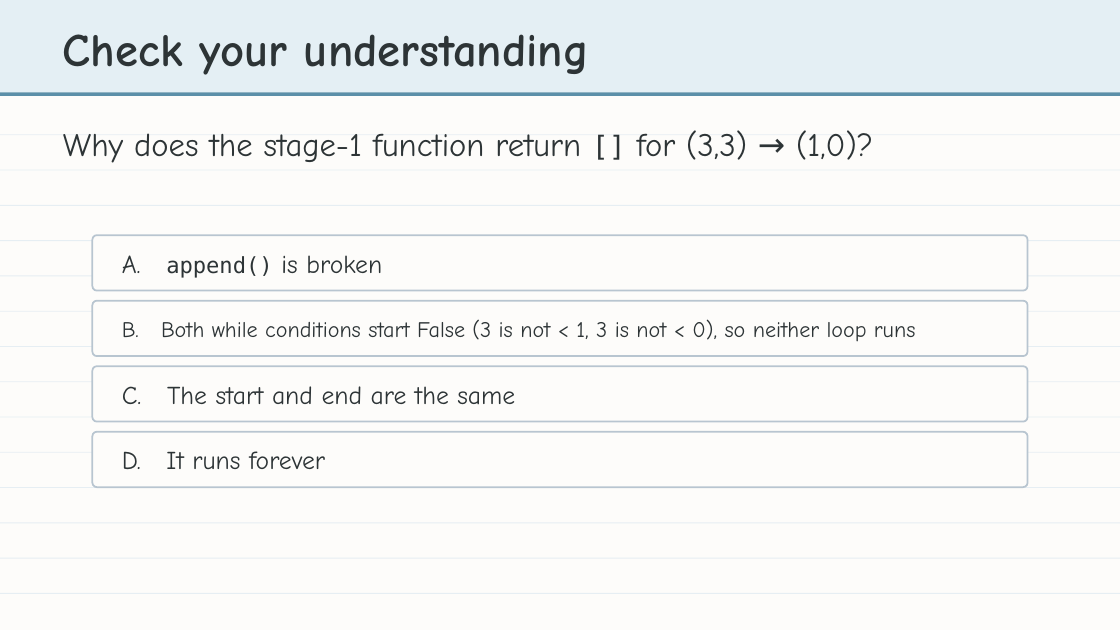
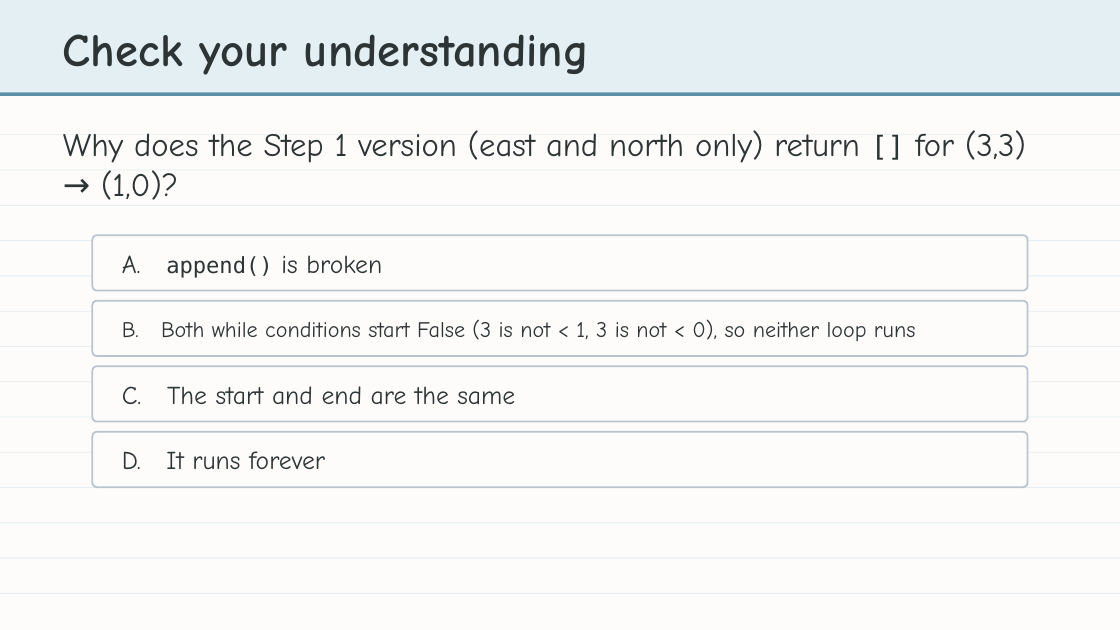
Before and after one commit to bradamiller/LearningPython, a slide deck: slide 19 of static/slides/module-04-manhattan/module-4-lesson-04-the-manhattan-algorithm.pptx. Drawn at 1120x630 pixels with LibreOffice and Linux fonts; fonts in the diff are those of the drawing. Boxes give left, top, right and bottom in pixels: in the first picture for what was removed or moved away, otherwise in the second. Text is boxed around its words. In the diff, an @@ line names an element or a change of style, - is before the commit and + after.

```diff
--- a/static/slides/module-04-manhattan/module-4-lesson-04-the-manhattan-algorithm.pptx
+++ b/static/slides/module-04-manhattan/module-4-lesson-04-the-manhattan-algorithm.pptx
@@ text at <box>63,130,1026,200</box>: text changed @@
-Why does the stage-1 function return [] for (3,3) → (1,0)?
+Why does the Step 1 version (east and north only) return [] for (3,3) → (1,0)?
```
Also in this commit, not shown: 9 other slides changed, 2 slides added, 2 slides removed, 47 other files.
